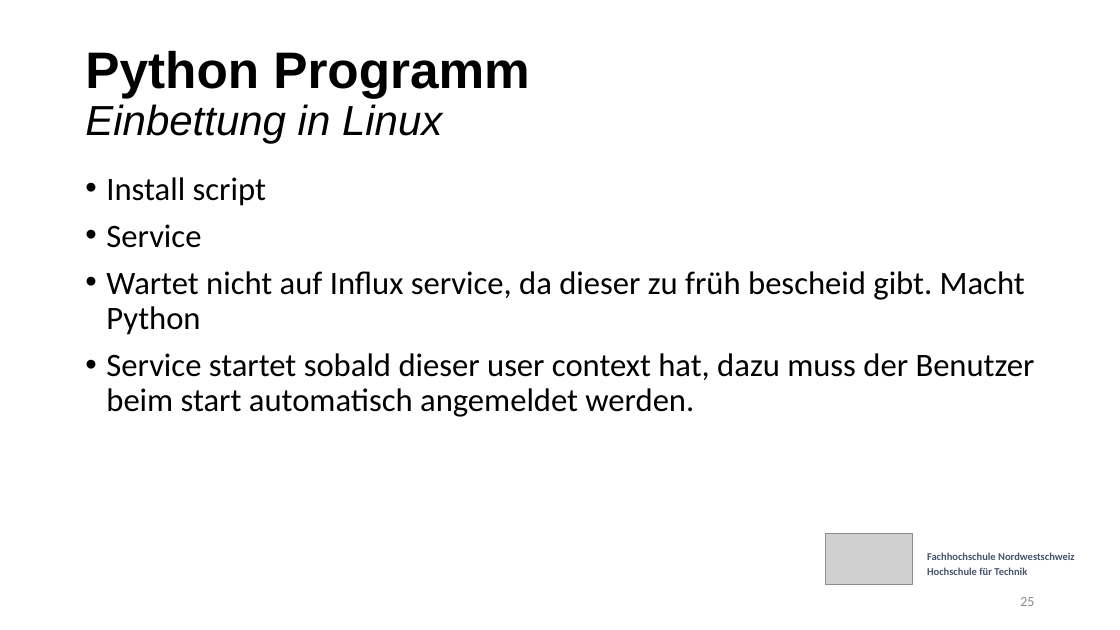
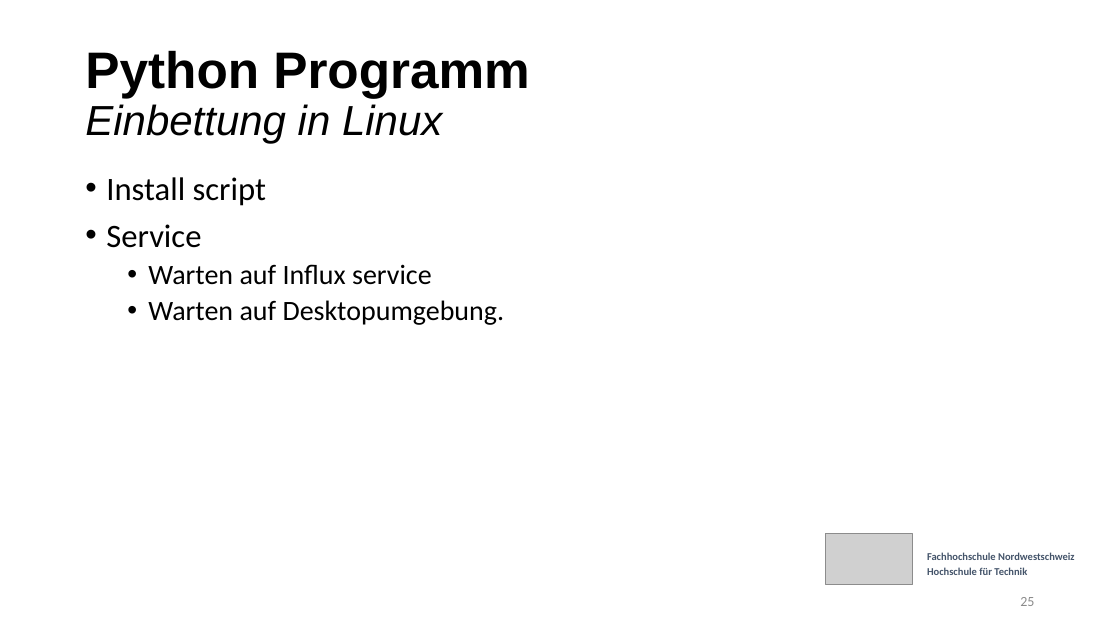
Before and after one commit to etiiiR/FHNW_Wettermonitor, a slide deck: slide 25 of Powerpoint v3.pptx. Drawn at 1120x630 pixels with LibreOffice and Linux fonts; fonts in the diff are those of the drawing; grey boxes stand for pictures. Boxes give left, top, right and bottom in pixels: in the first picture for what was removed or moved away, otherwise in the second. Text is boxed around its words. In the diff, an @@ line names an element or a change of style, - is before the commit and + after.

```diff
--- a/Powerpoint v3.pptx
+++ b/Powerpoint v3.pptx
@@ text at (148,264,505,325): text changed; size 28 to 24 pt @@
-• Wartet nicht auf Influx service, da dieser zu früh bescheid gibt. Macht Python
-• Service startet sobald dieser user context hat, dazu muss der Benutzer beim start automatisch angemeldet werden.
+  • Warten auf Influx service
+  • Warten auf Desktopumgebung.
```
Also in this commit, not shown: 2 other slides changed.
